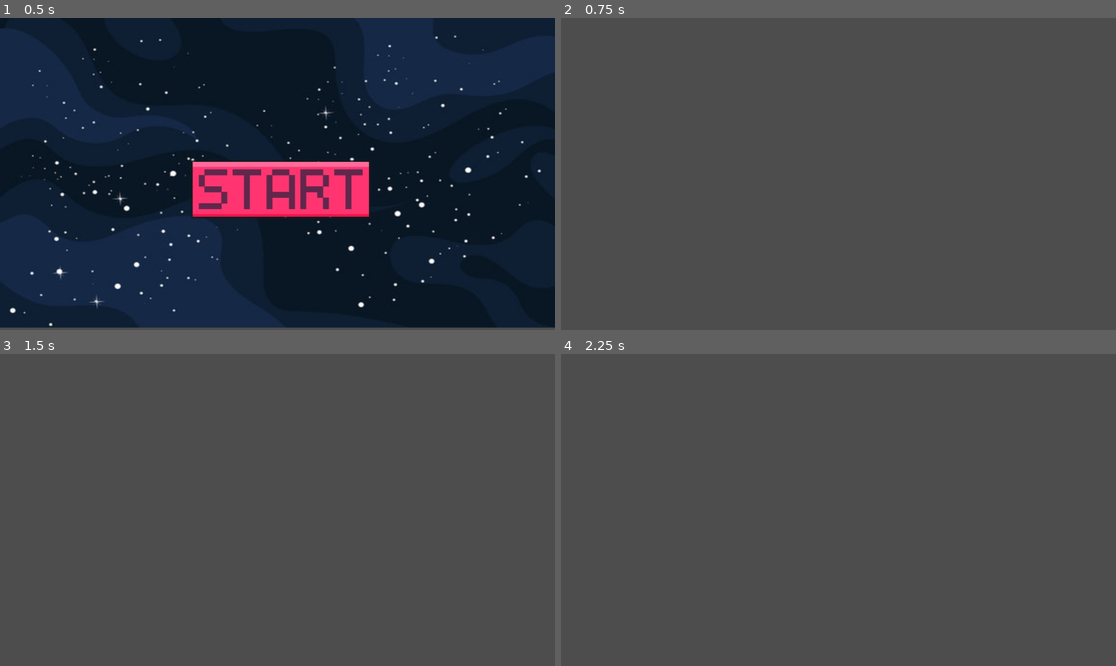
Above: before the commit, frames 1-4 (two rows, left to right).
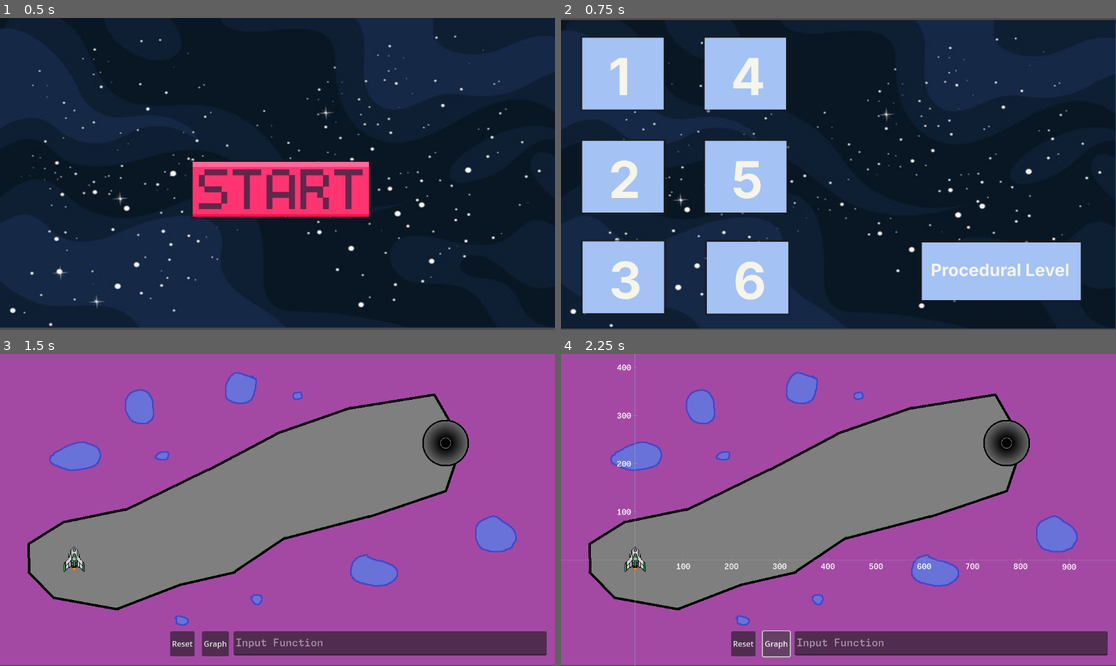
Above: after the commit, the same moments.

Repository: Rescyy/Space-Plot-Explorer
Game: Godot game, scene res://MainMenu/menu.tscn
Same seed, same stepped clock (60 frames per second), same inputs: the game is played once before the commit and once after it.
Inputs (mouse positions are in pixels of both pictures, inside the frame that each line leads up to):
- Up to frame 1 (0.5 s): no input
- Up to frame 2 (0.75 s): click (844, 189) at 0.5 s
- Up to frame 3 (1.5 s): click (61, 410) at 1.27 s
- Up to frame 4 (2.25 s): click (777, 644) at 2 s, where only the run after the commit has a clickable "Graph"

Frame 1 is identical in both runs. In frame 2, 99% of the frame differs, in the area x 0-100%, y 0-100%; in frame 3, 99%; in frame 4, 99%.

Commit message:
feat: configure level selector; add buttons; link buttons to scenes; adjust lost game logic;

Diff:
--- /dev/null
+++ b/LevelSelector/level_selector.gd
@@ -0,0 +1,32 @@
+extends Control
+
+func _ready():
+	pass
+
+func _on_play_button_pressed_lvl1() -> void:
+	State.set_idle()
+	get_tree().change_scene_to_file("res://Levels/Level1/level.tscn")
+
+func _on_play_button_pressed_lvl2() -> void:
+	State.set_idle()
+	get_tree().change_scene_to_file("res://Levels/Level1/level.tscn")
+
+func _on_play_button_pressed_lvl3() -> void:
+	State.set_idle()
+	get_tree().change_scene_to_file("res://Levels/Level1/level.tscn")
+
+func _on_play_button_pressed_lvl4() -> void:
+	State.set_idle()
+	get_tree().change_scene_to_file("res://Levels/Level1/level.tscn")
+
+func _on_play_button_pressed_lvl5() -> void:
+	State.set_idle()
+	get_tree().change_scene_to_file("res://Levels/Level1/level.tscn")
+
+func _on_play_button_pressed_lvl6() -> void:
+	State.set_idle()
+	get_tree().change_scene_to_file("res://Levels/Level1/level.tscn")
+
+func _on_play_button_pressed_procedural_lvl() -> void:
+	State.set_idle()
+	#get_tree().change_scene_to_file("res://ProceduralLevel/proceduralLevel.tscn")
--- a/LevelSelector/level_selector.tscn
+++ b/LevelSelector/level_selector.tscn
@@ -1,6 +1,14 @@
-[gd_scene load_steps=2 format=3 uid="uid://cn81ne22twte6"]
+[gd_scene load_steps=10 format=3 uid="uid://cn81ne22twte6"]
 
-[ext_resource type="Texture2D" uid="uid://cb7hax47d1pj1" path="res://bckg.jpg" id="1_b6tf3"]
+[ext_resource type="Texture2D" uid="uid://cb7hax47d1pj1" path="res://MainMenu/bckg.jpg" id="1_b6tf3"]
+[ext_resource type="Script" path="res://LevelSelector/level_selector.gd" id="1_lbncj"]
+[ext_resource type="Texture2D" uid="uid://dyy5gq3r8nxk3" path="res://LevelSelector/lvl1.png" id="2_frqx2"]
+[ext_resource type="Texture2D" uid="uid://dxl1hj5tu1nul" path="res://LevelSelector/lvl2.png" id="3_luu8y"]
+[ext_resource type="Texture2D" uid="uid://bwi27m3qejunk" path="res://LevelSelector/lvl3.png" id="4_0fswn"]
+[ext_resource type="Texture2D" uid="uid://bi4q1c87b8n1r" path="res://LevelSelector/lvl4.png" id="5_jhh4t"]
+[ext_resource type="Texture2D" uid="uid://ddgmcbtq1isqs" path="res://LevelSelector/lvl5.png" id="6_p5vx1"]
+[ext_resource type="Texture2D" uid="uid://cxeeo4152bhkc" path="res://LevelSelector/lvl6.png" id="7_5ukq5"]
+[ext_resource type="Texture2D" uid="uid://d1klhxiqnmfm5" path="res://LevelSelector/lvl_p.png" id="8_f8p5q"]
 
 [node name="Control" type="Control"]
 layout_mode = 3
@@ -9,16 +17,97 @@
 anchor_bottom = 1.0
 grow_horizontal = 2
 grow_vertical = 2
+script = ExtResource("1_lbncj")
+
+[node name="Background" type="TextureRect" parent="."]
+layout_mode = 2
+offset_left = -1.0
+offset_top = 4.0
+offset_right = 1151.0
+offset_bottom = 645.0
+texture = ExtResource("1_b6tf3")
 
 [node name="VBoxContainer" type="VBoxContainer" parent="."]
 layout_mode = 0
-offset_left = -1.0
-offset_top = 1.0
-offset_right = 1155.0
-offset_bottom = 645.0
+offset_left = 40.0
+offset_top = 37.0
+offset_right = 80.0
+offset_bottom = 77.0
 
-[node name="Background" type="TextureRect" parent="."]
+[node name="Button" type="Button" parent="VBoxContainer"]
+layout_mode = 2
+icon = ExtResource("2_frqx2")
+
+[node name="VBoxContainer2" type="VBoxContainer" parent="."]
 layout_mode = 0
-offset_right = 40.0
-offset_bottom = 40.0
-texture = ExtResource("1_b6tf3")
+offset_left = 40.0
+offset_top = 251.0
+offset_right = 219.0
+offset_bottom = 411.0
+
+[node name="Button" type="Button" parent="VBoxContainer2"]
+layout_mode = 2
+icon = ExtResource("3_luu8y")
+
+[node name="VBoxContainer3" type="VBoxContainer" parent="."]
+layout_mode = 0
+offset_left = 41.0
+offset_top = 460.0
+offset_right = 219.0
+offset_bottom = 617.0
+
+[node name="Button" type="Button" parent="VBoxContainer3"]
+layout_mode = 2
+icon = ExtResource("4_0fswn")
+
+[node name="VBoxContainer4" type="VBoxContainer" parent="."]
+layout_mode = 0
+offset_left = 294.0
+offset_top = 37.0
+offset_right = 471.0
+offset_bottom = 194.0
+
+[node name="Button" type="Button" parent="VBoxContainer4"]
+layout_mode = 2
+icon = ExtResource("5_jhh4t")
+
+[node name="VBoxContainer5" type="VBoxContainer" parent="."]
+layout_mode = 0
+offset_left = 295.0
+offset_top = 251.0
+offset_right = 466.0
+offset_bottom = 401.0
+
+[node name="Button" type="Button" parent="VBoxContainer5"]
+layout_mode = 2
+icon = ExtResource("6_p5vx1")
+
+[node name="VBoxContainer6" type="VBoxContainer" parent="."]
+layout_mode = 0
+offset_left = 299.0
+offset_top = 461.0
+offset_right = 469.0
+offset_bottom = 614.0
+
+[node name="Button" type="Button" parent="VBoxContainer6"]
+layout_mode = 2
+icon = ExtResource("7_5ukq5")
+
+[node name="VBoxContainer7" type="VBoxContainer" parent="."]
+layout_mode = 0
+offset_left = 745.0
+offset_top = 462.0
+offset_right = 1083.0
+offset_bottom = 612.0
+
+[node name="Button" type="Button" parent="VBoxContainer7"]
+layout_mode = 2
+icon = ExtResource("8_f8p5q")
+
+[connection signal="pressed" from="VBoxContainer/Button" to="." method="_on_play_button_pressed_lvl1"]
+[connection signal="pressed" from="VBoxContainer2/Button" to="." method="_on_play_button_pressed_lvl2"]
+[connection signal="pressed" from="VBoxContainer3/Button" to="." method="_on_play_button_pressed_lvl3"]
+[connection signal="pressed" from="VBoxContainer4/Button" to="." method="_on_play_button_pressed_lvl4"]
+[connection signal="pressed" from="VBoxContainer5/Button" to="." method="_on_play_button_pressed_lvl5"]
+[connection signal="pressed" from="VBoxContainer6/Button" to="." method="_on_play_button_pressed_lvl6"]
+[connection signal="pressed" from="VBoxContainer7/Button" to="." method="_on_play_button_pressed_procedural_lvl"]
--- a/Levels/Level1/level.gd
+++ b/Levels/Level1/level.gd
@@ -14,6 +14,7 @@
 		if not State.is_won() and not State.is_lost() and collider == levelBounds:
 			print("Game lost")
 			State.set_lost()
+			get_tree().change_scene_to_file("res://LevelSelector/level_selector.tscn")
 		elif not State.is_idle() and not State.is_won() and collider == winArea:
 			print("Game won")
 			State.set_won()
--- a/MainMenu/MainMenu.gd
+++ b/MainMenu/MainMenu.gd
@@ -12,4 +12,5 @@
 func _on_play_button_pressed() -> void:
 	State.set_idle()
 	#get_tree().change_scene_to_file("res://Levels/Level1/level.tscn")
-	get_tree().change_scene_to_file("res://ProceduralLevel/proceduralLevel.tscn")
+	#get_tree().change_scene_to_file("res://ProceduralLevel/proceduralLevel.tscn")
+	get_tree().change_scene_to_file("res://LevelSelector/level_selector.tscn")
--- a/MainMenu/menu.tscn
+++ b/MainMenu/menu.tscn
@@ -1,7 +1,7 @@
 [gd_scene load_steps=4 format=3 uid="uid://b4dboberm4jll"]
 
 [ext_resource type="Script" path="res://MainMenu/MainMenu.gd" id="1_4q6pr"]
-[ext_resource type="Texture2D" uid="uid://cb7hax47d1pj1" path="res://bckg.jpg" id="2_3ta87"]
+[ext_resource type="Texture2D" uid="uid://cb7hax47d1pj1" path="res://MainMenu/bckg.jpg" id="2_3ta87"]
 [ext_resource type="Texture2D" uid="uid://b32po7clmk8jn" path="res://MainMenu/startButton.png" id="3_u33k6"]
 
 [node name="Control" type="Control"]
Binary file added: LevelSelector/lvl1.png
Not shown, added: LevelSelector/lvl1.png.import
Binary file added: LevelSelector/lvl2.png
Not shown, added: LevelSelector/lvl2.png.import
Binary file added: LevelSelector/lvl3.png
Not shown, added: LevelSelector/lvl3.png.import
Binary file added: LevelSelector/lvl4.png
Not shown, added: LevelSelector/lvl4.png.import
Binary file added: LevelSelector/lvl5.png
Not shown, changed: LevelSelector/lvl5.png.import
Binary file added: LevelSelector/lvl6.png
Not shown, added: LevelSelector/lvl6.png.import
(and 4 more such lines)
